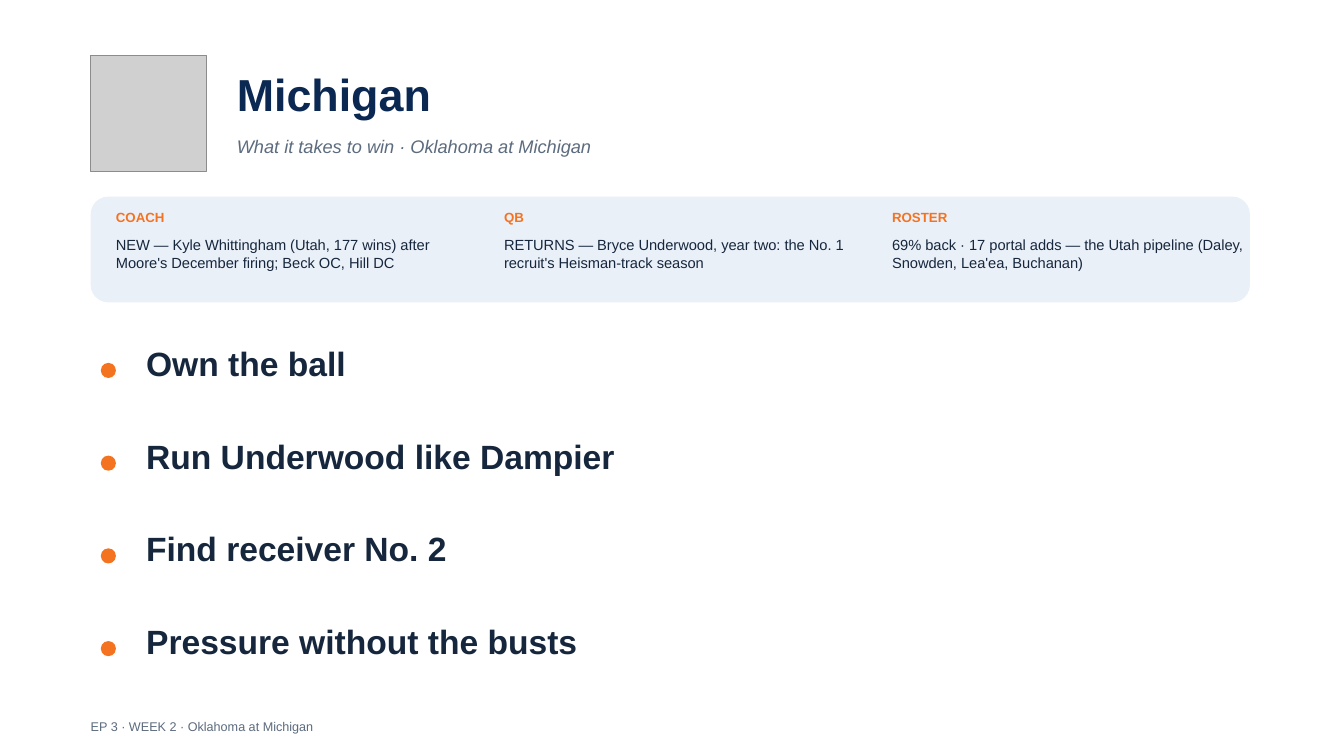
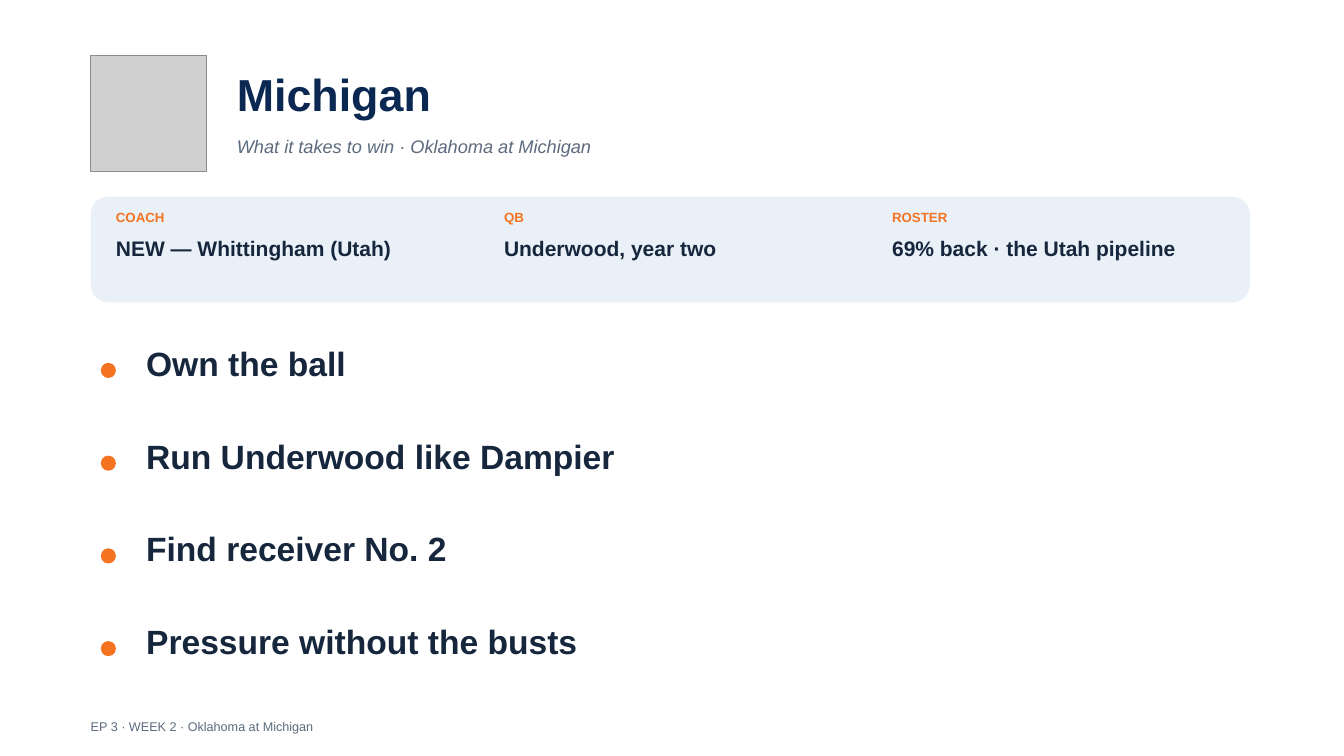
Before and after one commit to lucasalvarezflorida-lab/ncaa-fbs-analytics, a slide deck: slide 8 of decks/2026_Week2_Episode3.pptx. Drawn at 1344x756 pixels with LibreOffice and Linux fonts; fonts in the diff are those of the drawing; grey boxes stand for pictures. Boxes give left, top, right and bottom in pixels: in the first picture for what was removed or moved away, otherwise in the second. Text is boxed around its words. In the diff, an @@ line names an element or a change of style, - is before the commit and + after.

```diff
--- a/decks/2026_Week2_Episode3.pptx
+++ b/decks/2026_Week2_Episode3.pptx
@@ text at (x1=116, y1=240, x2=391, y2=261): text changed; size 10.5 to 15 pt; bold on @@
-NEW — Kyle Whittingham (Utah, 177 wins) after Moore's December firing; Beck OC, Hill DC
+NEW — Whittingham (Utah)
@@ text at (x1=504, y1=240, x2=716, y2=261): text changed; size 10.5 to 15 pt; bold on @@
-RETURNS — Bryce Underwood, year two: the No. 1 recruit's Heisman-track season
+Underwood, year two
@@ text at (x1=892, y1=240, x2=1175, y2=261): text changed; size 10.5 to 15 pt; bold on @@
-69% back · 17 portal adds — the Utah pipeline (Daley, Snowden, Lea'ea, Buchanan)
+69% back · the Utah pipeline
```
Also in this commit, not shown: 9 other slides changed, 1 other file.
